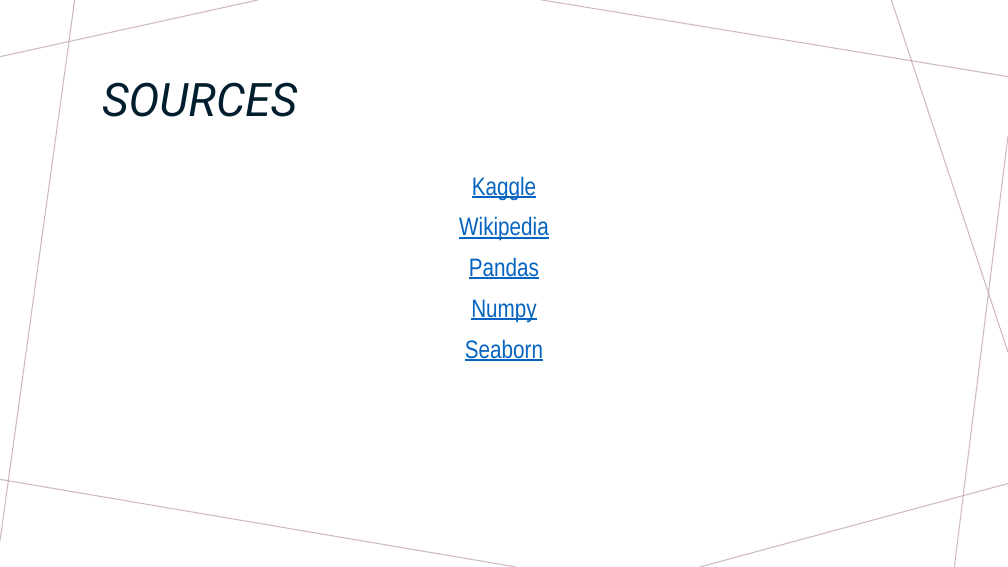
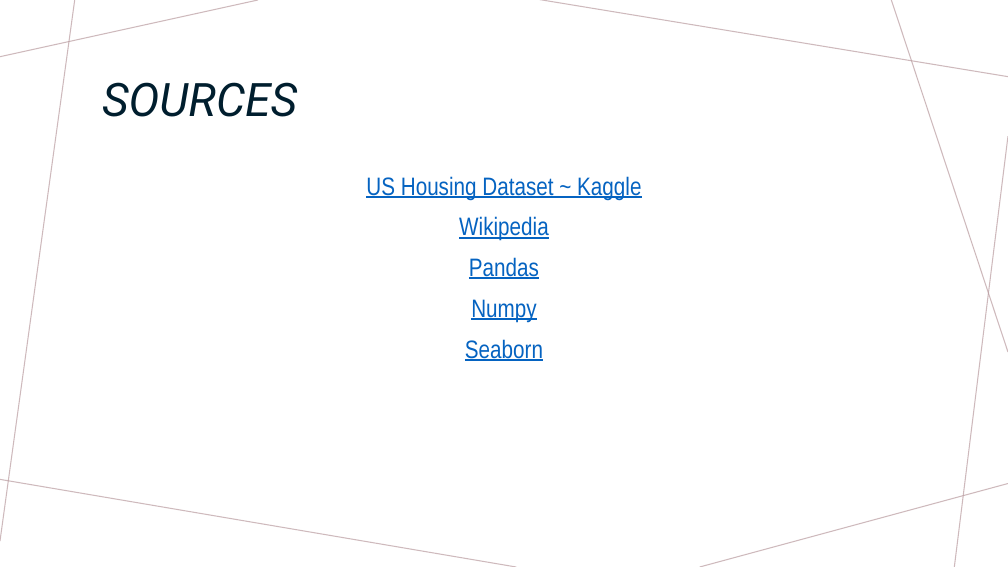
Before and after one commit to ramiwalid/FinalProjectCS301, a slide deck: slide 14 of FinalProjectCS301.pptx. Drawn at 1008x567 pixels with LibreOffice and Linux fonts; fonts in the diff are those of the drawing. Boxes give left, top, right and bottom in pixels: in the first picture for what was removed or moved away, otherwise in the second. Text is boxed around its words. In the diff, an @@ line names an element or a change of style, - is before the commit and + after.

Commit message:
Updated Sources

```diff
--- a/FinalProjectCS301.pptx
+++ b/FinalProjectCS301.pptx
@@ text at [366, 176, 641, 201]: text changed @@
-Kaggle
+US Housing Dataset ~ Kaggle
```
